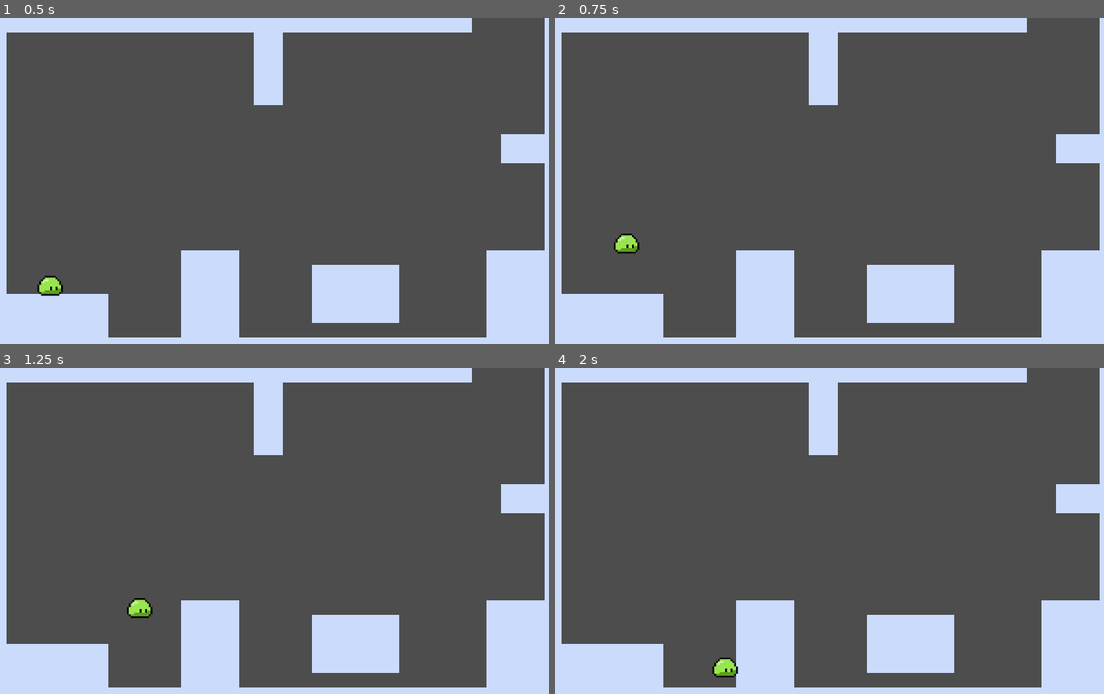
Above: before the commit, frames 1-4 (two rows, left to right).
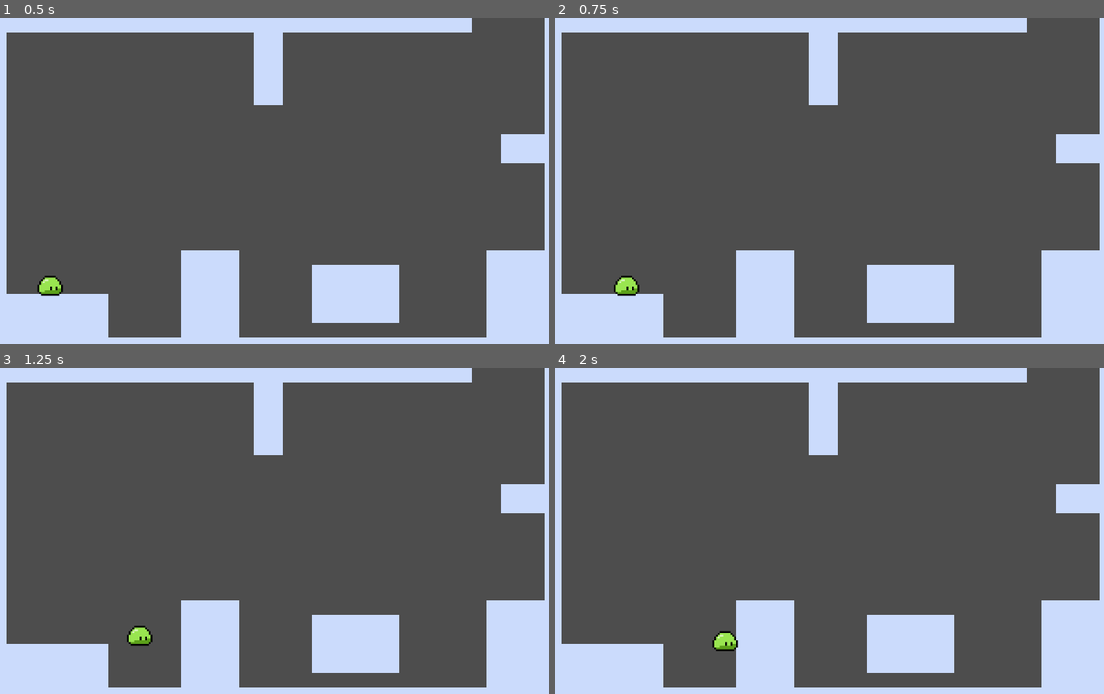
Above: after the commit, the same moments.

Repository: jordanguyent/slick_slime
Game: Godot game, scene res://scenes/levels/level_1.tscn
The game is run twice, just before and just after one commit, with the same random seed, the same clock (stepped at 60 frames per second) and the same inputs.
Inputs (mouse positions are in pixels of both pictures, inside the frame that each line leads up to):
- Up to frame 1 (0.5 s): no input
- Up to frame 2 (0.75 s): tap Enter at 0.5 s; move the mouse to (966, 164) at 0.52 s; hold D (player_right) from 0.53 s (still down); hold Space (player_jump) from 0.53 s (still down); click (966, 164) at 0.6 s
- Up to frame 3 (1.25 s): keep holding D (player_right); keep holding Space (player_jump)
- Up to frame 4 (2 s): keep holding D (player_right); move the mouse to (719, 547) at 1.27 s; release Space (player_jump) at 1.28 s; tap Space (player_jump) at 1.35, 1.52, 1.82 s; click (719, 547) at 1.55 s

Frame 1 is identical in both runs. In frame 2, 0.5% of the frame differs, in the area x 10-16%, y 66-86%; in frame 3, 0.5%; in frame 4, 0.5%, in the area x 28-34%, y 80-95%.

Commit message:
Add grapple

Diff:
--- a/entities/player/player.gd
+++ b/entities/player/player.gd
@@ -11,6 +11,13 @@
 @export var JUMP_BUFFER_TIME: float = 0.2
 @export var COYOTE_DURATION: float = 0.15 # Duration in seconds
 
+@export_group("Grapple Settings")
+@export var GRAPPLE_SPEED: float = 200.0
+@export var GRAPPLE_ACCEL: float = 2500.0
+@export var GRAPPLE_RANGE: float = 100.0
+@onready var grapple_cast: RayCast2D = $GrappleCast # Make sure to add this node!
+@onready var state_machine = $PlayerState
+
 # Calculate the jump velocity
 var max_jump_velocity = -sqrt(2 * GRAVITY * JUMP_HEIGHT_MAX)
 var min_jump_velocity = -sqrt(2 * GRAVITY * JUMP_HEIGHT_MIN)
@@ -19,12 +26,25 @@
 var coyote_timer: SceneTreeTimer = null
 
 func _physics_process(delta: float) -> void:
-    _handle_jump_buffer(delta)
+	_handle_jump_buffer(delta)
+	_handle_grapple_input()
 
 
 func _handle_jump_buffer(delta: float) -> void:
-    if jump_buffer_timer > 0:
-        jump_buffer_timer -= delta
+	if jump_buffer_timer > 0:
+		jump_buffer_timer -= delta
 
-    if Input.is_action_just_pressed("player_jump"):
-        jump_buffer_timer = JUMP_BUFFER_TIME
+	if Input.is_action_just_pressed("player_jump"):
+		jump_buffer_timer = JUMP_BUFFER_TIME
+
+func _handle_grapple_input() -> void:
+	if Input.is_action_just_pressed("player_grapple"):
+		var mouse_pos = get_local_mouse_position()
+		var dir_to_mouse = mouse_pos.normalized()
+
+		grapple_cast.target_position = dir_to_mouse * GRAPPLE_RANGE
+		grapple_cast.force_raycast_update()
+
+		if grapple_cast.is_colliding():
+			var point = grapple_cast.get_collision_point()
+			state_machine.transition_to("GrappleState", {"point": point})
--- a/entities/player/player.tscn
+++ b/entities/player/player.tscn
@@ -14,7 +14,6 @@
 [node name="Player" type="CharacterBody2D" unique_id=1060036178]
 collision_layer = 2
 script = ExtResource("1_abrql")
-COYOTE_DURATION = 0.15
 
 [node name="Sprite2D" type="Sprite2D" parent="." unique_id=1408978296]
 position = Vector2(0, -7)
@@ -39,3 +38,13 @@
 
 [node name="AirState" type="Node2D" parent="PlayerState" unique_id=1869468430]
 script = ExtResource("6_8fjmc")
+
+[node name="GrappleCast" type="RayCast2D" parent="." unique_id=1169695462]
+position = Vector2(0, -4)
+
+[node name="Line2D" type="Line2D" parent="." unique_id=428924192]
+top_level = true
+position = Vector2(0, -4)
+points = PackedVector2Array(0, 0)
+width = 2.0
+default_color = Color(0, 0.5585527, 0.058174744, 1)
--- a/entities/player/states/air_state.gd
+++ b/entities/player/states/air_state.gd
@@ -8,17 +8,15 @@
 
 	var input_dir = Input.get_axis("player_left", "player_right")
 	if input_dir != 0:
-		player.velocity.x = move_toward(
-			player.velocity.x,
-			input_dir * player.SPEED,
-			player.ACCELERATION * delta
-		)
+		if abs(player.velocity.x) < player.SPEED or sign(input_dir) != sign(player.velocity.x):
+			player.velocity.x = move_toward(
+				player.velocity.x,
+				input_dir * player.SPEED,
+				player.ACCELERATION * delta
+			)
 	else:
-		player.velocity.x = move_toward(
-			player.velocity.x,
-			0,
-			player.FRICTION * delta
-		)
+		# Use a much lower FRICTION in the air so we glide
+		player.velocity.x = move_toward(player.velocity.x, 0, (player.FRICTION * 0.1) * delta)
 
 	player.velocity.y += player.GRAVITY * delta
 
--- a/entities/player/states/grapple_state.gd
+++ b/entities/player/states/grapple_state.gd
@@ -1 +1,48 @@
+# grapple_state.gd
 extends State
+
+var target_point: Vector2
+
+func enter(msg := {}):
+    if msg.has("point"):
+        target_point = msg.point
+        # Make the rope visible
+        if player.has_node("Line2D"):
+            player.get_node("Line2D").visible = true
+    else:
+        state_machine.transition_to("AirState")
+
+func physics_update(delta: float):
+    if player.has_node("Line2D"):
+        var line = player.get_node("Line2D")
+        line.visible = true
+        line.clear_points()
+        line.add_point(player.global_position)
+        line.add_point(target_point)
+
+    # Movement Logic
+    var direction = (target_point - player.global_position).normalized()
+
+    # We use move_toward to ramp up to GRAPPLE_SPEED
+    player.velocity = player.velocity.move_toward(
+        direction * player.GRAPPLE_SPEED,
+        player.GRAPPLE_ACCEL * delta
+    )
+
+    player.move_and_slide()
+
+    # Release Logic
+    if Input.is_action_just_released("player_grapple"):
+        state_machine.transition_to("AirState")
+
+    # Auto-release if we get close to the hook
+    if player.global_position.distance_to(target_point) < 20:
+        state_machine.transition_to("AirState")
+
+func exit():
+    # Hide rope
+    if player.has_node("Line2D"):
+        player.get_node("Line2D").visible = false
+
+    # Optional: Give a 10% speed boost upon release to reward the timing
+    player.velocity *= 1.1
--- a/entities/player/states/move_state.gd
+++ b/entities/player/states/move_state.gd
@@ -8,14 +8,12 @@
 	var input_dir = Input.get_axis("player_left", "player_right")
 
 	if input_dir != 0:
-		# ACCELERATE: Smoothly reach max SPEED
 		player.velocity.x = move_toward(
 			player.velocity.x,
 			input_dir * player.SPEED,
 			player.ACCELERATION * delta
 		)
 	else:
-		# FRICTION: Smoothly come to a stop
 		player.velocity.x = move_toward(
 			player.velocity.x,
 			0,
@@ -24,22 +22,19 @@
 
 	player.move_and_slide()
 
-	if was_on_floor and not player.is_on_floor() and player.velocity.y >= 0 and player.coyote_timer == null:
+	if was_on_floor and not player.is_on_floor() and player.velocity.y >= 0:
 		player.coyote_timer = get_tree().create_timer(player.COYOTE_DURATION)
 
-	print(player.coyote_timer)
-
-	if is_instance_valid(player.coyote_timer) and player.coyote_timer.time_left > 0:
-		if Input.is_action_just_pressed("player_jump"):
-			player.coyote_timer = null
-			state_machine.transition_to("AirState", {"do_jump": true})
-	else:
-		state_machine.transition_to("AirState")
-
-	# Transition to Idle if we are basically stopped and no input
-	if input_dir == 0 and is_equal_approx(player.velocity.x, 0):
-		state_machine.transition_to("IdleState")
+	if not player.is_on_floor():
+		if is_instance_valid(player.coyote_timer) and player.coyote_timer.time_left > 0:
+			if Input.is_action_just_pressed("player_jump"):
+				player.coyote_timer = null
+				state_machine.transition_to("AirState", {"do_jump": true})
+		else:
+			state_machine.transition_to("AirState")
+		return
 
 	if Input.is_action_just_pressed("player_jump"):
 		state_machine.transition_to("AirState", {"do_jump": true})
-		return
+	elif input_dir == 0 and is_equal_approx(player.velocity.x, 0):
+		state_machine.transition_to("IdleState")
--- a/project.godot
+++ b/project.godot
@@ -54,6 +54,11 @@
 "events": [Object(InputEventKey,"resource_local_to_scene":false,"resource_name":"","device":-1,"window_id":0,"alt_press …(191 unchanged characters)…
 ]
 }
+player_grapple={
+"deadzone": 0.2,
+"events": [Object(InputEventMouseButton,"resource_local_to_scene":false,"resource_name":"","device":-1,"window_id":0,"alt_pressed":false,"shift_pressed":false,"ctrl_pressed":false,"meta_pressed":false,"button_mask":0,"position":Vector2(0, 0),"global_position":Vector2(0, 0),"factor":1.0,"button_index":1,"canceled":false,"pressed":false,"double_click":false,"script":null)
+]
+}
 
 [physics]
 
